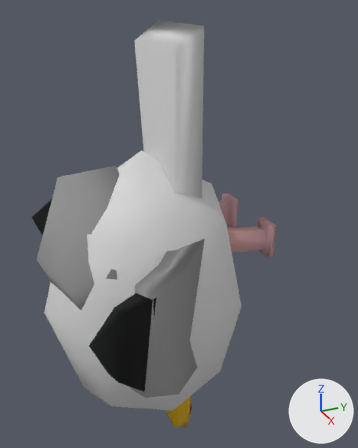
A saved change to the glTF model client/public/models/Fenwing.glb.
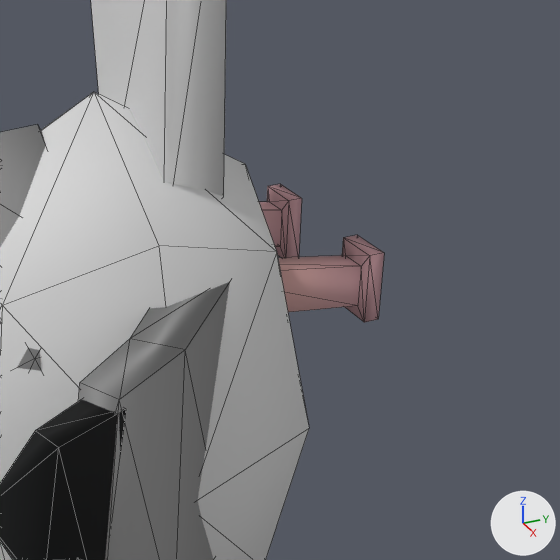
Each version appears first whole from a 50 mm lens placed at (6.92, -4.46, 4.57), pointed at (-0.27, -1.22, 0.98), and next in a close-up on the part from 27% to 100% of the width and 24% to 82% of the height. Lighting does not change. The marker at lower right points along +X, +Y and +Z. The first two pictures are the older version. The close-ups show mesh edges as thin lines. Where no turn or scale is listed for an object, it has been applied to the vertices. Vertices at exactly the same position are counted once.

Before the edit, the objects in view are built like this:
```python
me_seagull = bpy.data.meshes.new('Seagull')
me_seagull.from_pydata(...)  # 209 vertices, 330 faces; spans x -2.17..2.17, y -3.71..0.05, z -3.55..4.25
me_seagull.materials.append(mat_lambert1)
ob_boar = bpy.data.objects.new('Boar', me_seagull)
ob_boar.location = (0.0, 0.0, 0.0)
```
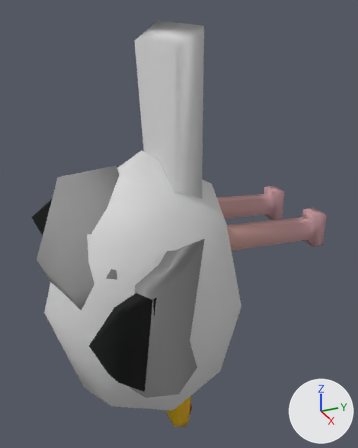
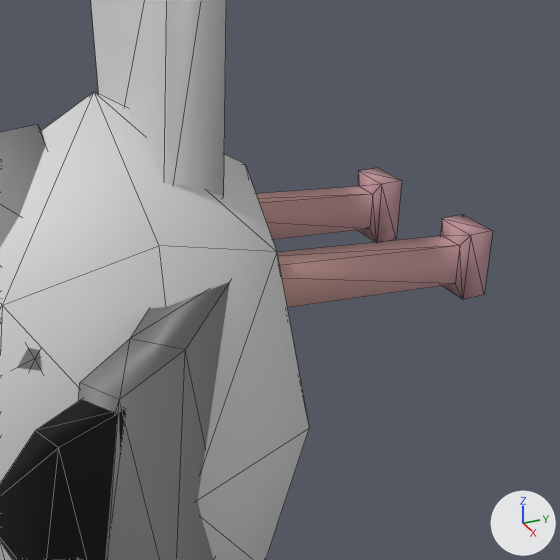
Pixel boxes [x1, y1, x2, y2] of what changed, in the close-ups (560 x 560 px; the box of a moved part takes in the faces that stretch with it):
'Boar', reshaped: before [0, 0, 384, 560]; after [0, 0, 493, 560]
part 1 of me_seagull, moved or reshaped: before [278, 235, 384, 322]; after [277, 215, 493, 308]
part 2 of me_seagull, moved or reshaped: before [259, 184, 302, 258]; after [256, 168, 402, 242]

The change in detail:
me_seagull is used by ob_boar; location (0.0, 0.0, 0.0).
me_seagull had 209 vertices, 330 faces and spanned x -2.17..2.17, y -3.71..0.05, z -3.55..4.25.
me_seagull now has 209 vertices, 330 faces and spans x -2.17..2.17, y -3.71..1.08, z -3.55..4.25.
me_seagull part 1: the loose piece of 16 vertices spanning x 0.43..0.8, y -1.54..0.05, z 0.6..1.27 is scaled about its middle by (1, 1.65, 1), then moved by (0.0, 0.52, 0.0).
me_seagull part 2: the loose piece of 16 vertices spanning x -0.8..-0.43, y -1.54..0.05, z 0.6..1.27 is scaled about its middle by (1, 1.65, 1), then moved by (0.0, 0.52, 0.0).
